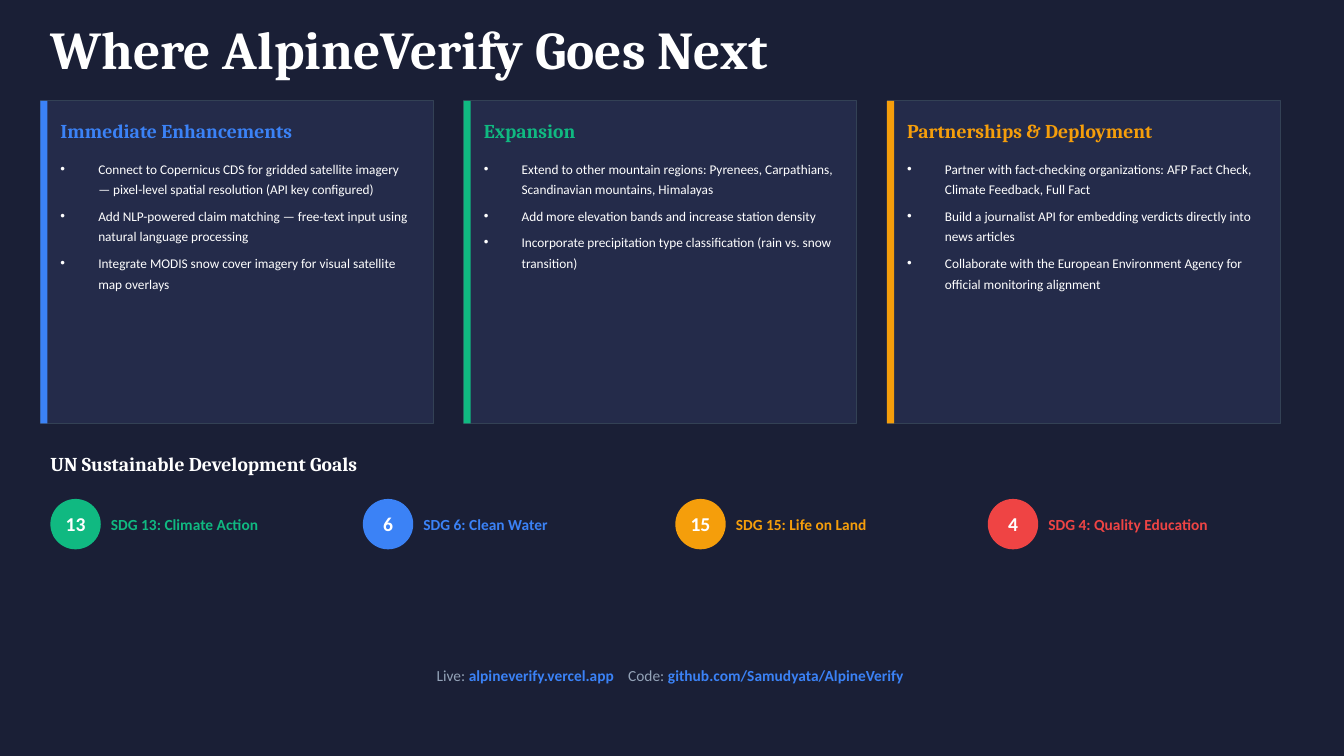
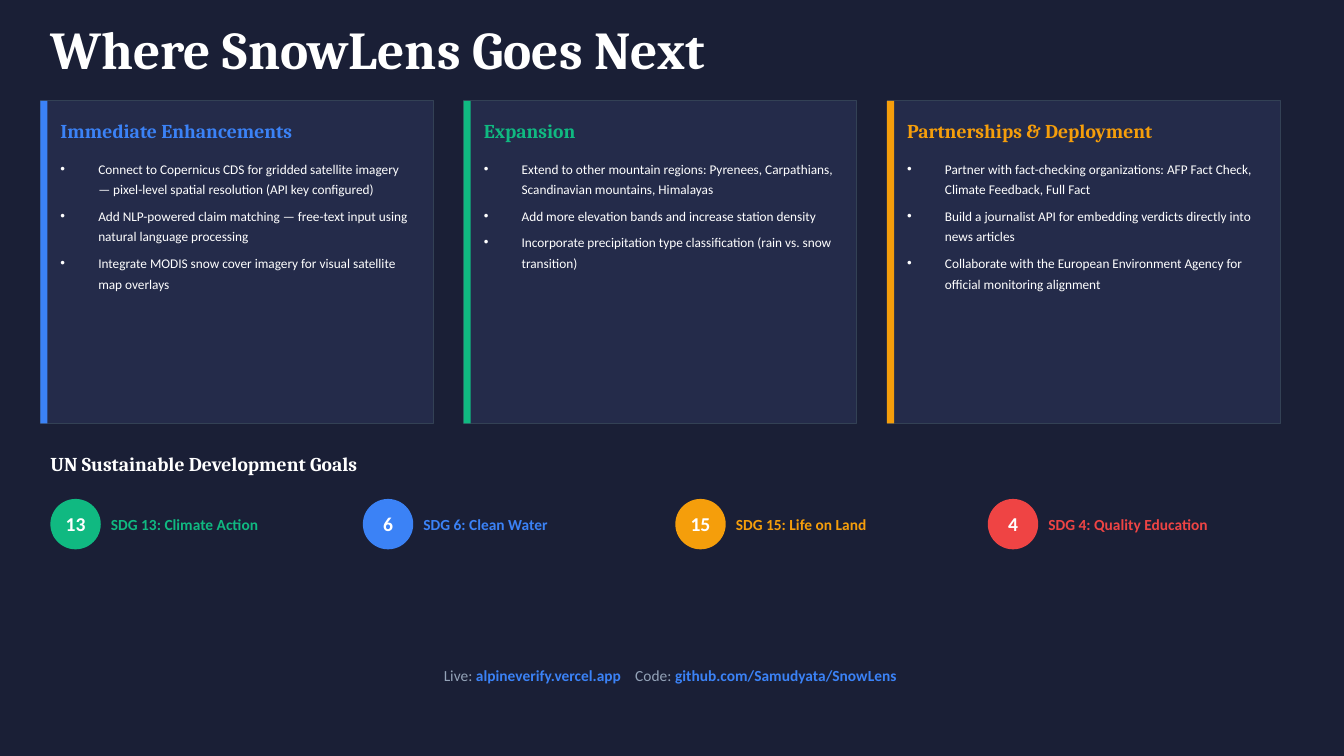
Before and after one commit to Samudyata/alpine_verify, a slide deck: slide 12 of AIB_03_00_SLIDES_ASU.pptx. Drawn at 1344x756 pixels with LibreOffice and Linux fonts; fonts in the diff are those of the drawing. Boxes give left, top, right and bottom in pixels: in the first picture for what was removed or moved away, otherwise in the second. Text is boxed around its words. In the diff, an @@ line names an element or a change of style, - is before the commit and + after.

Commit message:
rename: AlpineVerify → SnowLens

```diff
--- a/AIB_03_00_SLIDES_ASU.pptx
+++ b/AIB_03_00_SLIDES_ASU.pptx
@@ text at bbox=[50, 32, 704, 70]: text changed @@
-Where AlpineVerify Goes Next
+Where SnowLens Goes Next
@@ text at bbox=[444, 670, 896, 684]: text changed @@
-Live: alpineverify.vercel.app Code: github.com/Samudyata/AlpineVerify
+Live: alpineverify.vercel.app Code: github.com/Samudyata/SnowLens
```
Also in this commit, not shown: 4 other slides changed, 9 other files.
